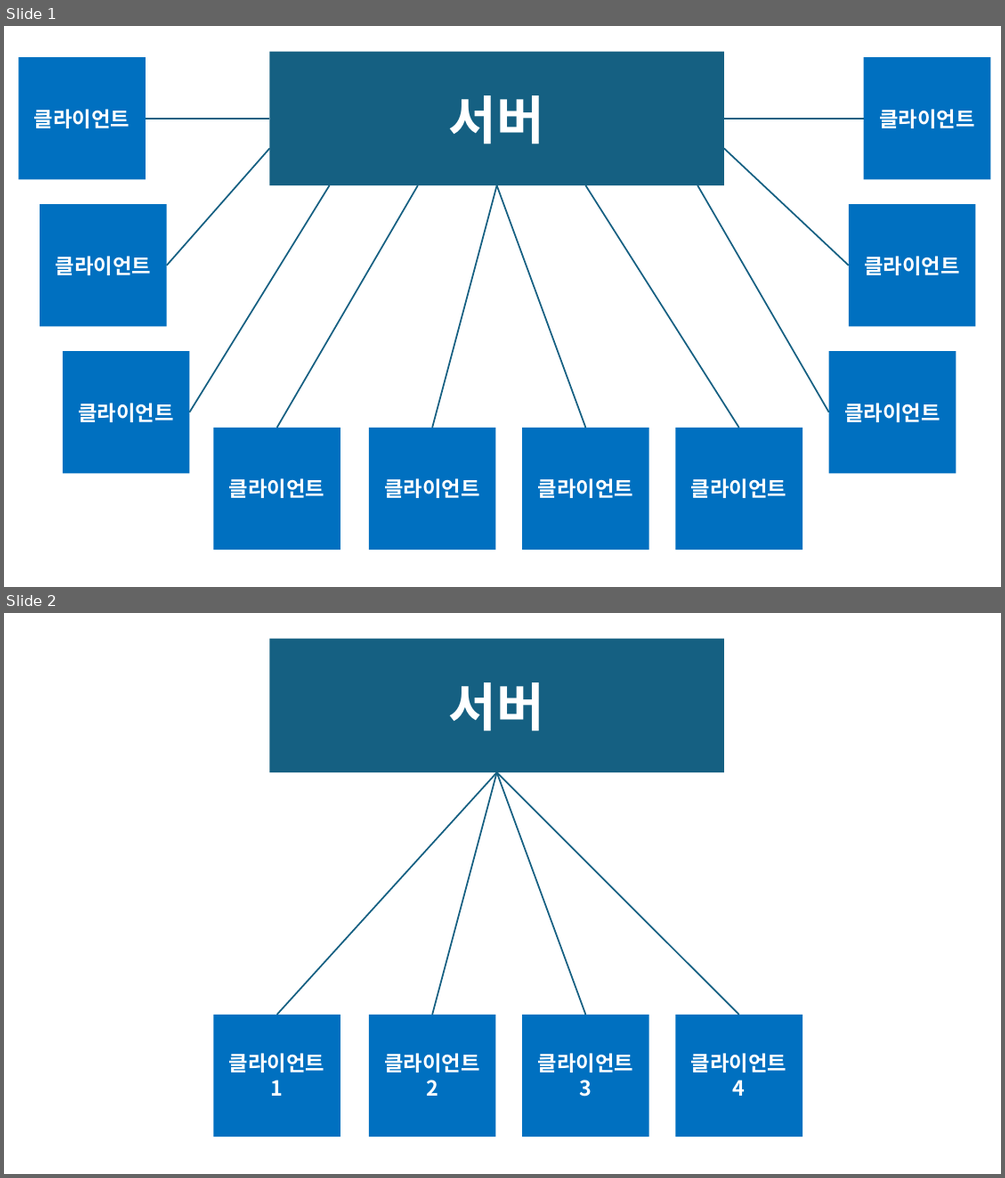
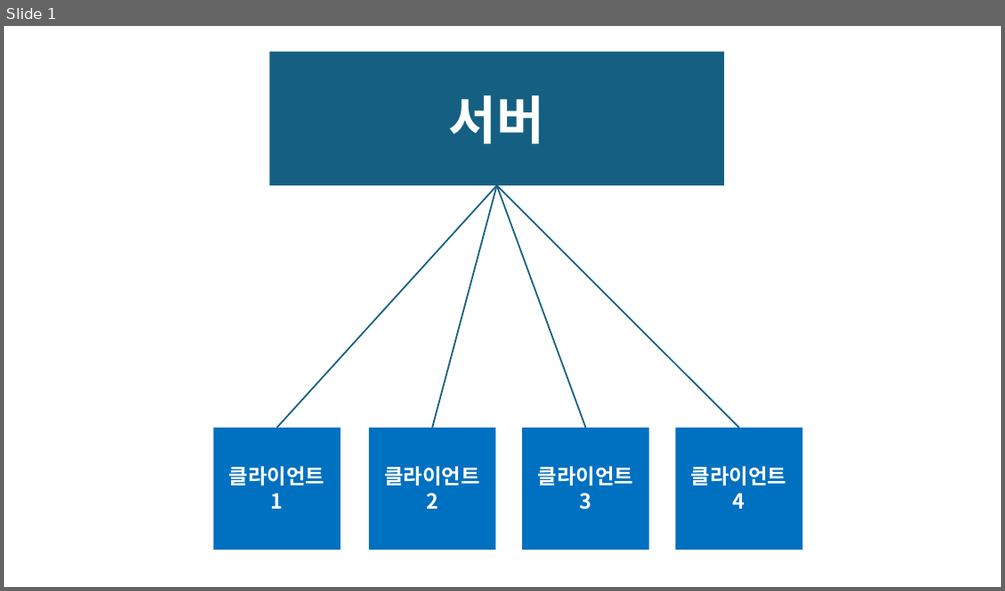
Before and after one commit to mino0427/G1HW5, a slide deck: 데통 발표자료.pptx. Shown one above the other, each under a label of ours: slides 1 and 2 before the commit, slide 1 after it. The pictures are 1005x1178 and 1005x591 pixels, drawn with LibreOffice and Linux fonts; fonts in the diff are those of the drawing. Boxes give left, top, right and bottom in pixels: in the first picture for what was removed or moved away, otherwise in the second. Text is boxed around its words. In the diff, an @@ line names an element or a change of style, - is before the commit and + after.

```diff
--- a/데통 발표자료.pptx
+++ b/데통 발표자료.pptx
@@ slide 1 removed at (4, 26, 1001, 587), background #FFFFFF @@
@@ rectangle removed at (269, 52, 724, 185) @@
-서버
@@ rectangle removed at (18, 57, 146, 180) @@
-클라이언트
@@ rectangle removed at (864, 57, 991, 180) @@
-클라이언트
@@ line removed from (146, 119) to (269, 119) @@
@@ line removed from (864, 119) to (724, 119) @@
@@ line removed from (167, 265) to (269, 149) @@
@@ line removed from (849, 265) to (724, 149) @@
@@ line removed from (189, 412) to (329, 185) @@
@@ line removed from (277, 427) to (418, 185) @@
@@ line removed from (432, 427) to (497, 185) @@
@@ line removed from (586, 427) to (497, 185) @@
@@ line removed from (739, 427) to (586, 185) @@
@@ line removed from (829, 412) to (698, 185) @@
@@ rectangle removed at (40, 204, 167, 327) @@
-클라이언트
@@ rectangle removed at (849, 204, 976, 327) @@
-클라이언트
@@ rectangle removed at (63, 351, 189, 474) @@
-클라이언트
@@ rectangle removed at (829, 351, 956, 474) @@
-클라이언트
@@ rectangle removed at (213, 427, 340, 550) @@
-클라이언트
@@ rectangle removed at (369, 427, 496, 550) @@
-클라이언트
@@ rectangle removed at (522, 427, 649, 550) @@
-클라이언트
@@ rectangle removed at (676, 427, 802, 550) @@
-클라이언트
@@ what was slide 2 is now slide 1 @@
```
Also in this commit, not shown: 2 slides changed, 5 other files.
